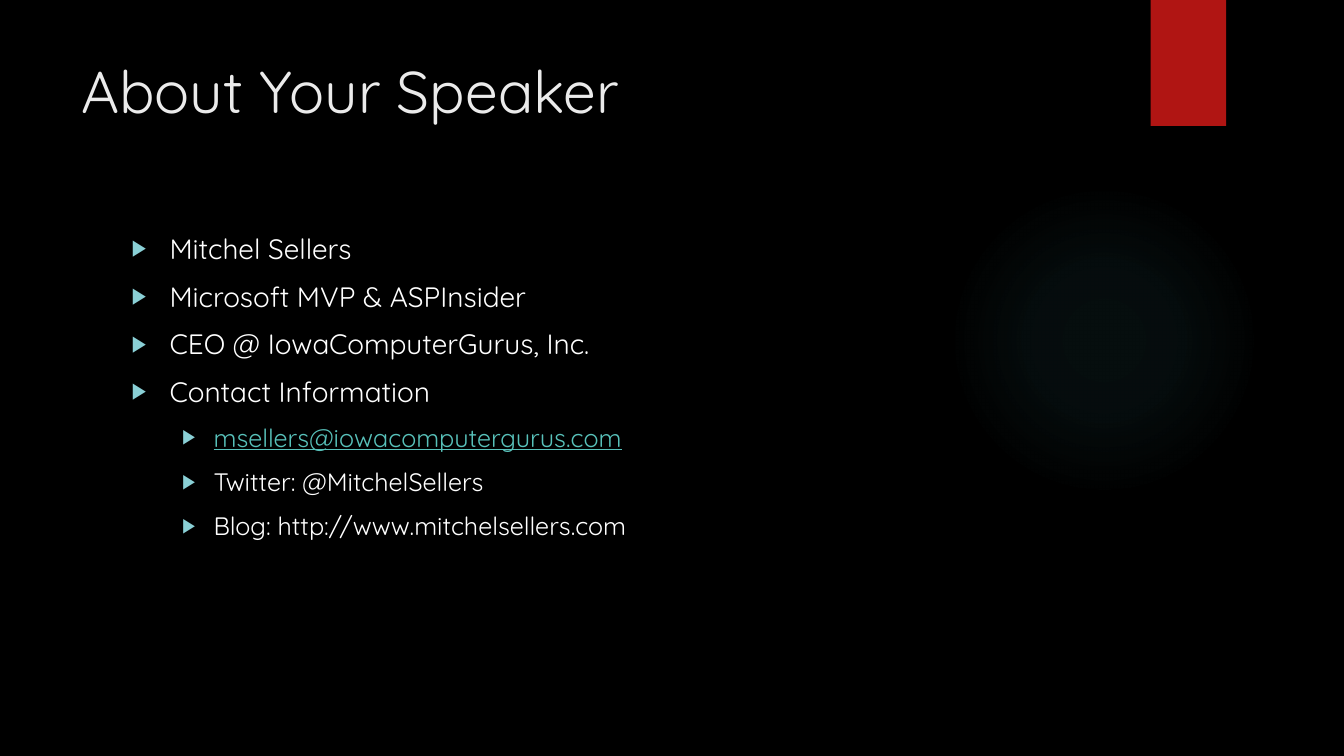
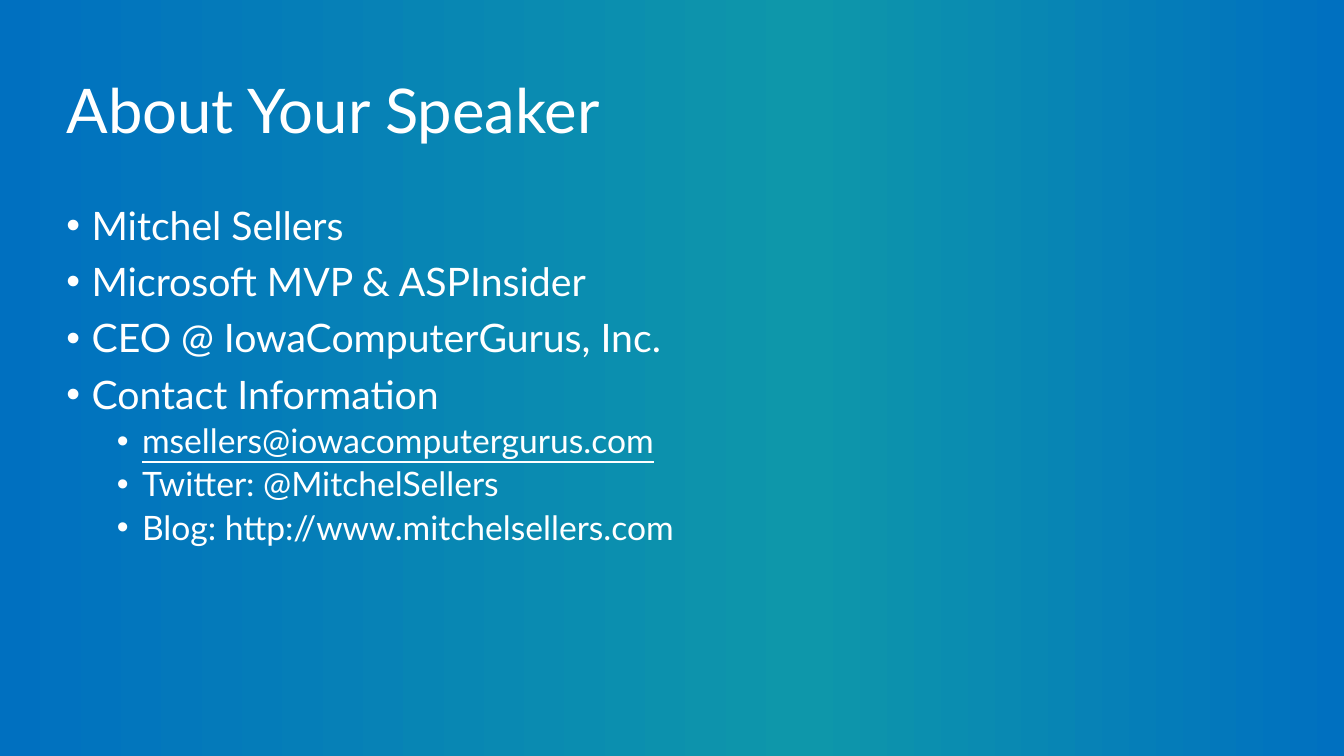
Before and after one commit to mitchelsellers/AspIdentityDemo, a slide deck: slide 2 of Presentation/2017 - Identity The Stuff You Never Knew.pptx. Drawn at 1344x756 pixels with LibreOffice and Linux fonts; fonts in the diff are those of the drawing; background and template pictures are left out. Boxes give left, top, right and bottom in pixels: in the first picture for what was removed or moved away, otherwise in the second. Text is boxed around its words. In the diff, an @@ line names an element or a change of style, - is before the commit and + after.

Commit message:
Updated presentation with more information and links

```diff
--- a/Presentation/2017 - Identity The Stuff You Never Knew.pptx
+++ b/Presentation/2017 - Identity The Stuff You Never Knew.pptx
@@ background picture (left out) to gradient #0070C0 to #0E97AA @@
@@ rectangle removed at (x1=1150, y1=0, x2=1226, y2=126) @@
@@ title "About Your Speaker" moved from (x1=81, y1=69, x2=619, y2=125) to (x1=66, y1=87, x2=600, y2=144) @@
@@ title "About Your Speaker" at (x1=66, y1=87, x2=600, y2=144): size 42 to 44 pt, font Quicksand to Lato, text colour #EBEBEB to #FFFFFF; line spacing 1 to 0.9; vertical alignment top to middle @@
@@ text "Mitchel Sellers" moved from (x1=170, y1=238, x2=627, y2=540) to (x1=92, y1=211, x2=674, y2=546) @@
@@ text "Mitchel Sellers" at (x1=92, y1=211, x2=674, y2=546): size 20 to 28 pt in "Mitchel Sellers", "Microsoft MVP & ASPInsider", "CEO @ IowaComputerGurus, Inc.", "Contact Information"; font Quicksand to Lato; size 18 to 24 pt in "msellers@iowacomputergurus.com", "Twitter: @MitchelSellers", "Blog: http://www.mitchelsellers.com"; text colour #58C1BA to #FEFFFF in "msellers@iowacomputergurus.com"; bullet ▶ to •; line spacing 1 to 0.9; less space between paragraphs @@
@@ ellipse removed at (x1=949, y1=185, x2=1259, y2=495) @@
```
Also in this commit, not shown: 3 other slides changed, 2 slides added.
